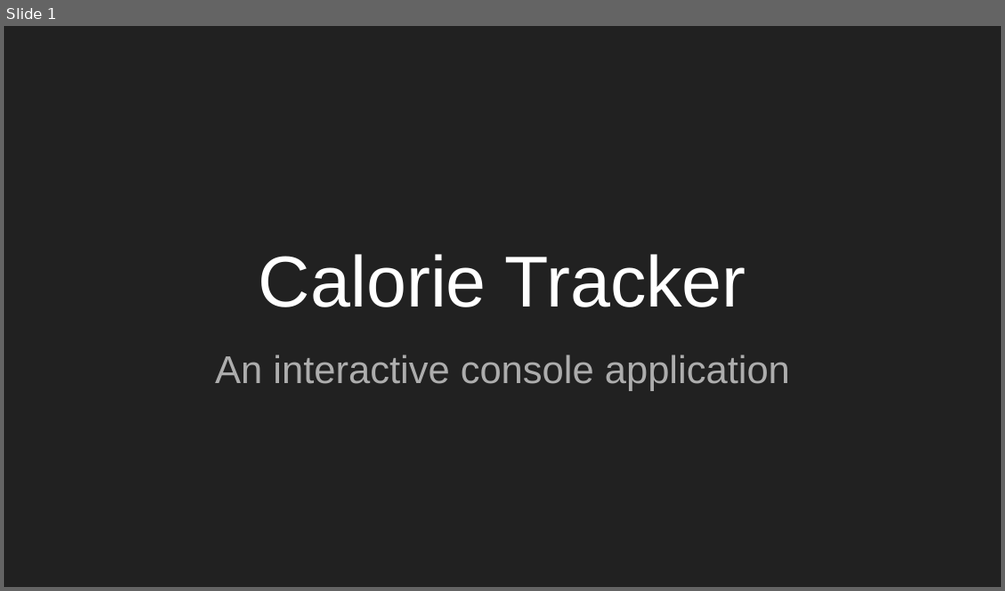
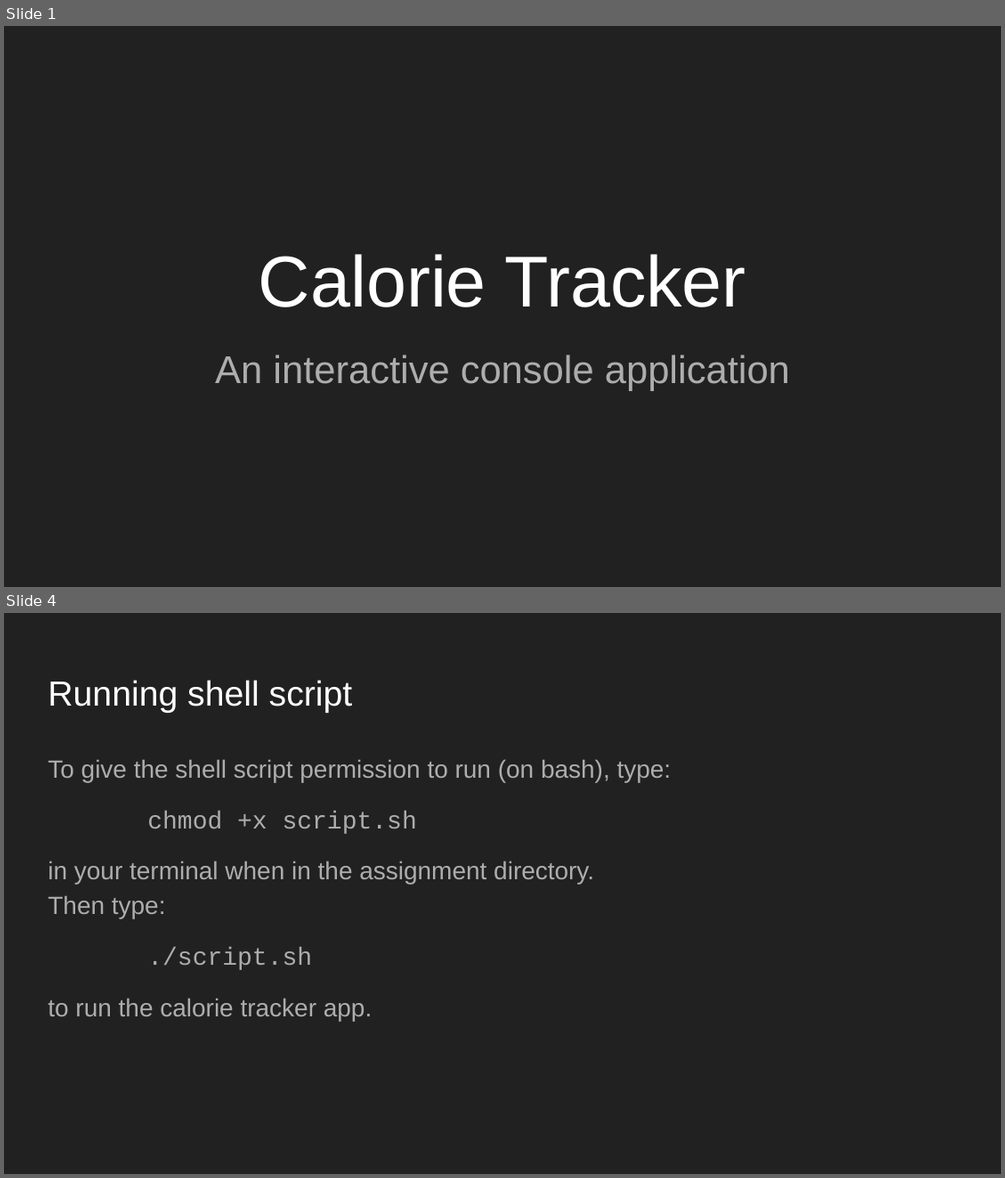
Before and after one commit to KylashSri/srikylashSrishanmuganathan_T1A3, a slide deck: ppt/Calorie Tracker Presentation.pptx. Shown one above the other, each under a label of ours: slide 1 before the commit, slides 1 and 4 after it; the slides between them are not shown. The pictures are 1005x591 and 1005x1178 pixels, drawn with LibreOffice and Linux fonts; fonts in the diff are those of the drawing. Boxes give left, top, right and bottom in pixels: in the first picture for what was removed or moved away, otherwise in the second. Text is boxed around its words. In the diff, an @@ line names an element or a change of style, - is before the commit and + after.

```diff
--- a/ppt/Calorie Tracker Presentation.pptx
+++ b/ppt/Calorie Tracker Presentation.pptx
@@ slide 4 added at (4, 613, 1001, 1174), background #212121 @@
@@ title added at (48, 680, 353, 713), 25.2 pt, text #FFFFFF @@
+Running shell script
@@ text added at (48, 759, 672, 1021), 18 pt, text #ADADAD @@
+To give the shell script permission to run (on bash), type:
+chmod +x script.sh
+in your terminal when in the assignment directory.
+Then type:
+./script.sh
+to run the calorie tracker app.
```
Also in this commit, not shown: 7 other slides added, 2 other files.
